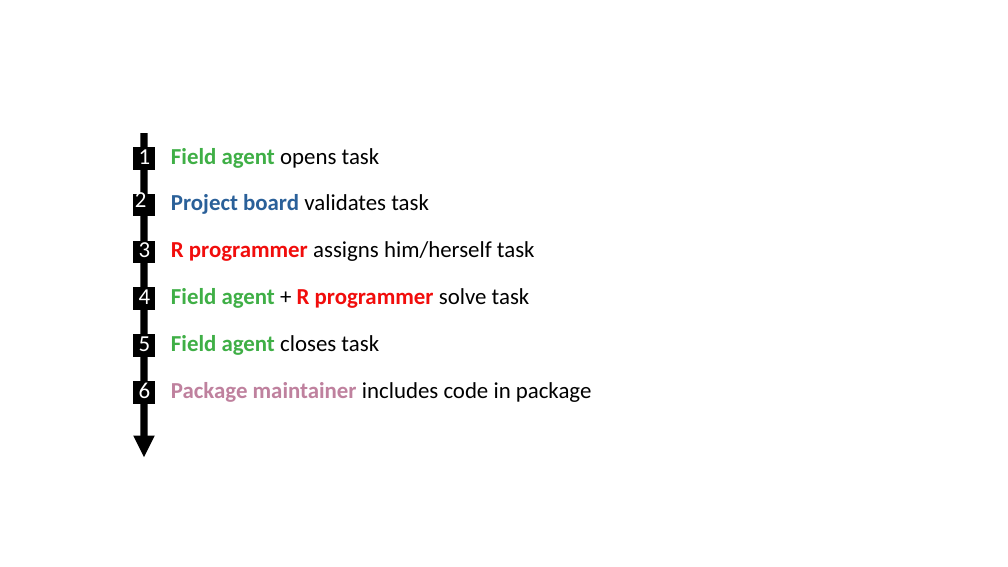
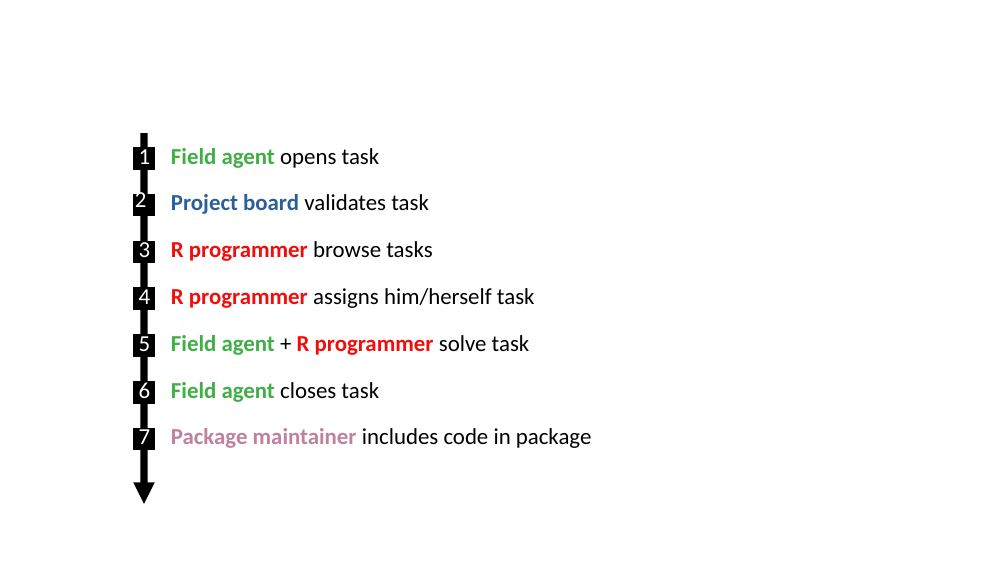
Before and after one commit to matthieugold/covid-19-challenge, a slide deck: slide 40 of docs/dscc_presentation/dscc_presentation.odp (slide 39 before the commit). Drawn at 1008x567 pixels with LibreOffice and Linux fonts; fonts in the diff are those of the drawing. Boxes give left, top, right and bottom in pixels: in the first picture for what was removed or moved away, otherwise in the second. Text is boxed around its words. In the diff, an @@ line names an element or a change of style, - is before the commit and + after.

```diff
--- a/docs/dscc_presentation/dscc_presentation.odp
+++ b/docs/dscc_presentation/dscc_presentation.odp
@@ arrow moved from (144, 134) - (144, 457) to (144, 134) - (144, 504) @@
@@ text added at (x1=171, y1=241, x2=432, y2=261), 18 pt, text #F10D0C, bold @@
+R programmer browse tasks
@@ 4 texts moved together from (x1=171, y1=241, x2=592, y2=402) to (x1=171, y1=288, x2=592, y2=448) @@
@@ rectangle added at (x1=134, y1=429, x2=155, y2=451), fill #000000, outline #000000 0 pt @@
@@ text added at (x1=139, y1=425, x2=151, y2=451), 18 pt, text #FFFFFF @@
+7
```
Also in this commit, not shown: 8 other slides changed, 3 slides added, 5 slides removed, 2 other files.
